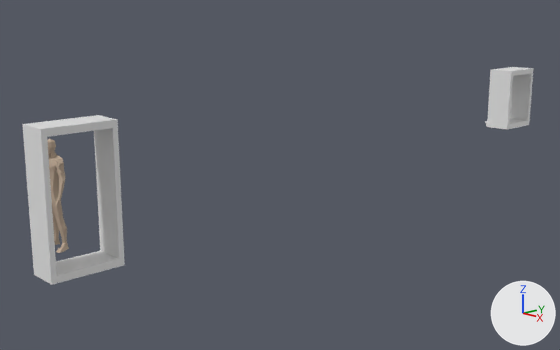
A saved change to the Blender file Assets/Objects/World/Buildings/TownHouses/TownHouse1/town_house_1.blend.
The view is the same before and after, from a camera (50 mm lens) standing at (5.39, -7.28, 4.1) and looking at (-5.64, 2.98, 0.55). Arrows for +X, +Y and +Z are at lower right; the lights stay in place. The same objects are shown in both versions, whatever each file hides.

Objects in the first picture: 'door_frame', 'model', 'window_frame'.
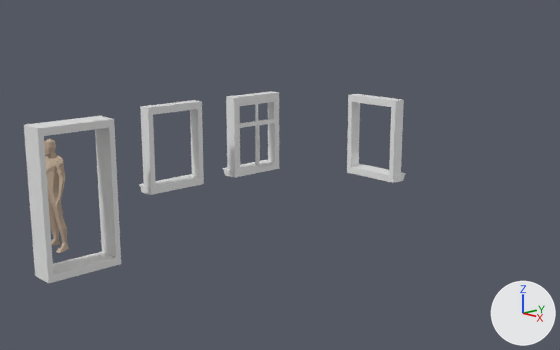
Where the newer file only moved an object's origin or applied its transform, the numbers keep the older frame.

Changed parts and their boxes [x1, y1, x2, y2] in the pictures (560 x 350 px; the box of a moved part takes in the faces that stretch with it):
'door_frame', mesh rescaled
    before: [22, 115, 125, 285]
    after: [24, 116, 121, 283]
'window_frame', reshaped, moved (16% wider, 38% taller)
    before: [485, 67, 534, 130]
    after: [222, 91, 279, 178]
'window_frame.001', added
    after: [139, 100, 204, 195]
'window_frame.002', added
    after: [347, 94, 406, 183]
'window', added
    after: [238, 99, 276, 170]
part 2 of me_cube_026, moved or reshaped
    before: [485, 67, 534, 130]
    after: [139, 91, 406, 195]

The change in detail:
me_cube_026 is used by ob_window_frame; location (-5.04, 10.35, 1.49).
me_cube_026 had 48 vertices, 46 faces and spanned x -0.326..0.326, y -0.548..0.548, z -0.722..0.722.
me_cube_026 now has 48 vertices, 46 faces and spans x -0.373..-0.03, y -0.562..0.562, z -0.722..0.722.
me_cube_026 part 2: 48 of 48 vertices moved; they spanned x -0.326..0.326, y -0.548..0.548, z -0.722..0.722 and now span x -0.373..-0.03, y -0.562..0.562, z -0.722..0.722; mean shift (-0.109, 0.0, 0.0); largest move (0.326, -0.528, 0.722) -> (-0.03, -0.542, 0.722).
me_cube_027 has 24 vertices, 22 faces and spans x -5.35..-4.78, y -2.41..-1.17, z -0.1..2.22.
me_cube_027 is used by ob_door_frame; location (0.0, 0.0, 0.0).
me_cube_027 part 1: the whole mesh is scaled about its middle by (0.753, 1, 1), then moved by (-0.01, -0.01, 0.0).
Mesh me_cube is new.
It has 165 vertices, 170 faces and spans x 1.795..1.878, y -1.495..-0.586, z 0.993..2.196.
Object 'window_frame' (ob_window_frame) moves from (-5.04, 10.35, 1.49) to (-5.1, 1.94, 1.57).
Object 'window' (ob_window) is new; it shows me_cube.
Its location is (-6.96, 2.98, -0.03).
Object 'window_frame.002' (ob_window_frame_002) is new; it shows me_cube_026.
Its location is (-3.49, 3.14, 1.57).
Its rotation in degrees is (0, 0, -90).
Object 'window_frame.001' (ob_window_frame_001) is new; it shows me_cube_026.
Its location is (-5.1, 0.15, 1.57).
